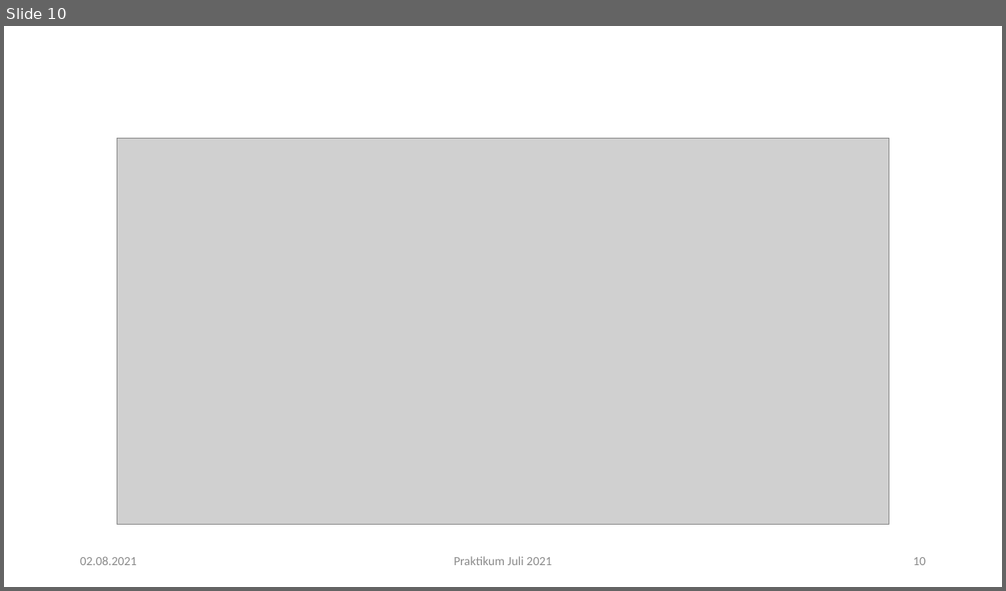
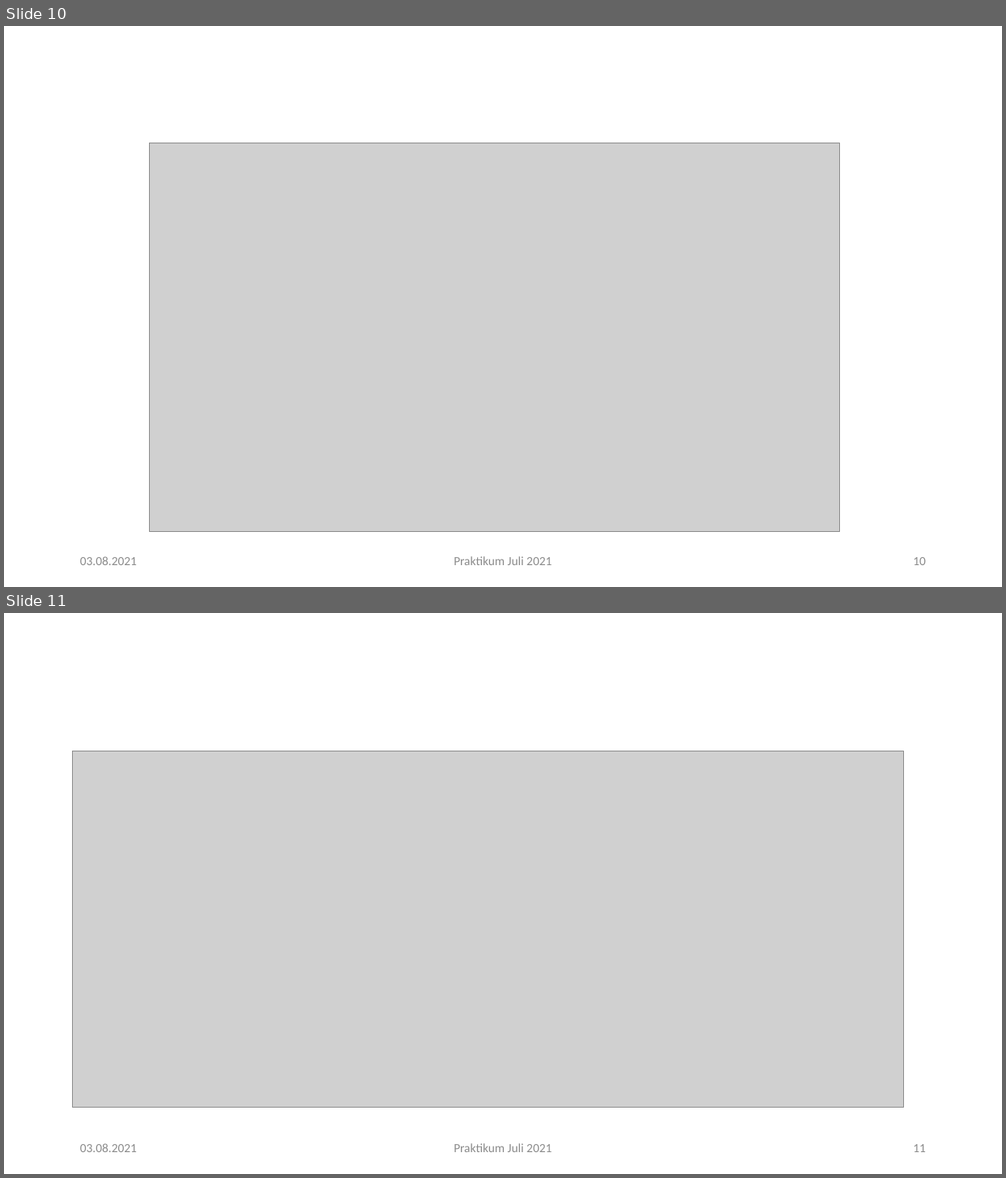
Before and after one commit to FragLea/desktop-tutorial, a slide deck: Datenbanktheorie/Diplomarbeitstestpräsentation.pptx. Shown one above the other, each under a label of ours: slide 10 before the commit, slides 10 and 11 after it. The pictures are 1006x591 and 1006x1178 pixels, drawn with LibreOffice and Linux fonts; fonts in the diff are those of the drawing; grey boxes stand for pictures; background and template pictures are left out. Boxes give left, top, right and bottom in pixels: in the first picture for what was removed or moved away, otherwise in the second. Text is boxed around its words. In the diff, an @@ line names an element or a change of style, - is before the commit and + after.

```diff
--- a/Datenbanktheorie/Diplomarbeitstestpräsentation.pptx
+++ b/Datenbanktheorie/Diplomarbeitstestpräsentation.pptx
@@ slide 11 added at box(4, 613, 1002, 1174), background picture (left out) @@
@@ title added at box(73, 643, 934, 752), 44 pt, text #FFFFFF @@
+Feedback
@@ picture added at box(73, 752, 904, 1108) @@
@@ text added at box(80, 1144, 137, 1152), 12 pt, text #8C8C8C @@
+03.08.2021
@@ text added at box(454, 1144, 552, 1152), 12 pt, text #8C8C8C @@
+Praktikum Juli 2021
@@ page number added at box(913, 1144, 926, 1152), 12 pt, text #8C8C8C @@
+11
@@ slide 10 changed as well @@
@@ picture: place and size @@
-picture at box(117, 139, 889, 525)
+picture at box(150, 143, 840, 532)
@@ text at box(80, 557, 137, 565): text changed @@
-02.08.2021
+03.08.2021
```
Also in this commit, not shown: 10 other slides changed.
